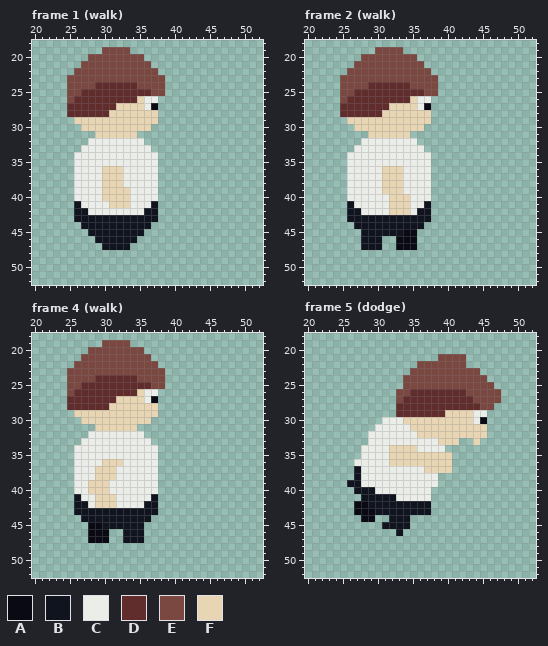
Two states of a pixel-art file, scenes/character/character_side.aseprite. That is the earlier state.
64x64 pixels, 10 frames. Shown: frame 1 (walk): x 20..52, y 18..52; frame 2 (walk): x 20..52, y 18..52; frame 4 (walk): x 20..52, y 18..52; frame 5 (dodge): x 20..52, y 18..52. The commit also changed other frames, which this record leaves out.
Visible layers, top first: "head", "torso", "legs".
Palette (. is transparent): A #090a14  B #10141f  C #ebede9  D #602c2c  E #7a4841  F #e7d5b3
Pixels before, frame 1 (walk), first column x 25:
19 .....EEEE.....
20 ...EEEEEEEE...
21 ..EEEEEEEEEE..
22 .EEEEEEEEEEEE.
23 EEEEEEEEEEEEEE
24 EEEEDDDDDDEEEE
25 EEDDDDDDDDDDEE
26 EDDDDDDDDDFCC.
27 DDDDDDDFFFFCA.
28 DDDDDDFFFFFFF.
29 .FFFFFFFFFFFF.
30 ..FFFFFFFFFF..
31 ....FFFFFF....
32 ...CCCCCCCC...
33 ..CCCCCCCCCC..
34 .CCCCCCCCCCCC.
35 .CCCCCCCCCCCC.
36 .CCCCFFFCCCCC.
37 .CCCCFFFCCCCC.
38 .CCCCFFFCCCCC.
39 .CCCCFFFFCCCC.
40 .CCCCFFFFCCCC.
41 .BCCCCFFFCCCB.
42 .BBCCCCCCCCBB.
43 .BBBBBBBBBBBB.
44 ..BBBBBBBBBB..
45 ...BBBBBBBB...
46 ....BBBBBB....
47 .....BBBB.....
Pixels before, frame 2 (walk), first column x 25:
19 .....EEEE.....
20 ...EEEEEEEE...
21 ..EEEEEEEEEE..
22 .EEEEEEEEEEEE.
23 EEEEEEEEEEEEEE
24 EEEEDDDDDDEEEE
25 EEDDDDDDDDDDEE
26 EDDDDDDDDDFCC.
27 DDDDDDDFFFFCA.
28 DDDDDDFFFFFFF.
29 .FFFFFFFFFFFF.
30 ..FFFFFFFFFF..
31 ....FFFFFF....
32 ...CCCCCCCC...
33 ..CCCCCCCCCC..
34 .CCCCCCCCCCCC.
35 .CCCCCCCCCCCC.
36 .CCCCCFFFCCCC.
37 .CCCCCFFFCCCC.
38 .CCCCCFFFCCCC.
39 .CCCCCFFFCCCC.
40 .CCCCCCFFFCCC.
41 .BCCCCCFFFCCB.
42 .BBCCCCFFFCBB.
43 .BBBBBBBBBBBB.
44 ..BBBBBBBBBB..
45 ...BBBBBBAA...
46 ...BBB..AAA...
47 ...BBB..AAA...
Pixels before, frame 4 (walk), first column x 25:
19 .....EEEE.....
20 ...EEEEEEEE...
21 ..EEEEEEEEEE..
22 .EEEEEEEEEEEE.
23 EEEEEEEEEEEEEE
24 EEEEDDDDDDEEEE
25 EEDDDDDDDDDDEE
26 EDDDDDDDDDFCC.
27 DDDDDDDFFFFCA.
28 DDDDDDFFFFFFF.
29 .FFFFFFFFFFFF.
30 ..FFFFFFFFFF..
31 ....FFFFFF....
32 ...CCCCCCCC...
33 ..CCCCCCCCCC..
34 .CCCCCCCCCCCC.
35 .CCCCCCCCCCCC.
36 .CCCCFFFCCCCC.
37 .CCCFFFCCCCCC.
38 .CCCFFFCCCCCC.
39 .CCFFFCCCCCCC.
40 .CCFFFCCCCCCC.
41 .BCCFFFCCCCCB.
42 .BBCFFFCCCCBB.
43 .BBBBBBBBBBBB.
44 ..BBBBBBBBBB..
45 ...AABBBBBB...
46 ...AAA..BBB...
47 ...AAA..BBB...
Pixels before, frame 5 (dodge), first column x 26:
21 .............EEEE.....
22 ..........EEEEEEE.....
23 .........EEEEEEEEEE...
24 ........EEEEEEEEEEEE..
25 ........EEEEEEEEEEEEE.
26 .......EEDDDDDDDDEEEEE
27 .......EDDDDDDDDDDEEEE
28 .......DDDDDDDDDDDDEE.
29 .......DDDDDDDFFFFCC..
30 .....CCCFFFFFFFFFFCA..
31 ....CCCCCFFFFFFFFFFF..
32 ...CCCCCCCFFFFFFFFFF..
33 ...CCCCCCCCCCFFF..F...
34 ..CCCCFFFFCCCC........
35 ..CCCCFFFFFFFFF.......
36 .CCCCCFFFFFFFFF.......
37 .BCCCCCCCCCFFFF.......
38 .BCCCCCCCCCCC.........
39 BBCCCCCCCCCCC.........
40 .BBBCCCCCCCC..........
41 ..BBBBBCCCCC..........
42 .AABBBBBBBBB..........
43 .AAABBBBBBBB..........
44 ..AA..BBB.............
45 .....BBBB.............
46 .......B..............
Now the later version:
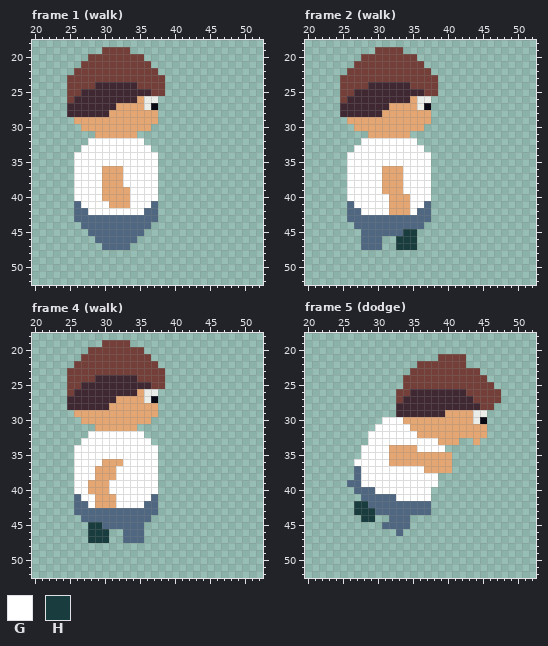
Colours new in this view: G #ffffff  H #193d3f
Diff:
Colour B changes from #10141f to #4f6781.
Colour D changes from #602c2c to #3f2832.
Colour E changes from #7a4841 to #743f39.
Colour F changes from #e7d5b3 to #e4a672.
Frame 1 (walk), layer "torso":
Colour G replaces colour C in row 32 at x 28 to 35; in row 33 at x 27 to 36; in rows 34 to 35 at x 26 to 37; in rows 36 to 38 at x 26 to 29 and 33 to 37; in rows 39 to 40 at x 26 to 29 and 34 to 37; in row 41 at x 27 to 30 and 34 to 36.
Colour G replaces colour C in row 42 at x 28 to 35.
Frame 2 (walk), layers "torso", "legs":
Colour G replaces colour C in row 32 at x 28 to 35; in row 33 at x 27 to 36; in rows 34 to 35 at x 26 to 37; in rows 36 to 39 at x 26 to 30 and 34 to 37; in row 40 at x 26 to 31 and 35 to 37; in row 41 at x 27 to 31 and 35 to 36.
Colour G replaces colour C in row 42 at x 28 to 31 and 35.
Colour H replaces colour A in row 45 at x 34 to 35; in rows 46 to 47 at x 33 to 35.
Frame 4 (walk), layers "torso", "legs":
Colour G replaces colour C in row 32 at x 28 to 35; in row 33 at x 27 to 36; in rows 34 to 35 at x 26 to 37; in row 36 at x 26 to 29 and 33 to 37; in rows 37 to 38 at x 26 to 28 and 32 to 37; in rows 39 to 40 at x 26 to 27 and 31 to 37.
Colour G replaces colour C in row 41 at x 27 to 28 and 32 to 36; in row 42 at x 28 and 32 to 35.
Colour H replaces colour A in row 45 at x 28 to 29; in rows 46 to 47 at x 28 to 30.
Frame 5 (dodge), layers "torso", "legs":
Colour G replaces colour C in row 30 at x 31 to 33; in row 31 at x 30 to 34; in row 32 at x 29 to 35; in row 33 at x 29 to 38; in row 34 at x 28 to 31 and 36 to 39; in row 35 at x 28 to 31.
Colour G replaces colour C in row 36 at x 27 to 31; in row 37 at x 28 to 36; in rows 38 to 39 at x 28 to 38; in row 40 at x 30 to 37; in row 41 at x 33 to 37.
Colour H replaces colour A in row 42 at x 27 to 28; in row 43 at x 27 to 29; in row 44 at x 28 to 29.
Boxes around the changes in both pictures, in picture pixels (x1, y1, x2, y2):
changed: (67, 47, 165, 250)
changed: (340, 47, 438, 250)
changed: (67, 340, 165, 543)
changed: (347, 354, 501, 536)
